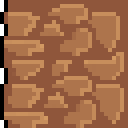
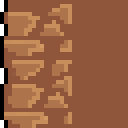
Layers edited between the first and the second w=128, h=128 image:
painted on "Layer #2" over 60, 4, 124, 128
